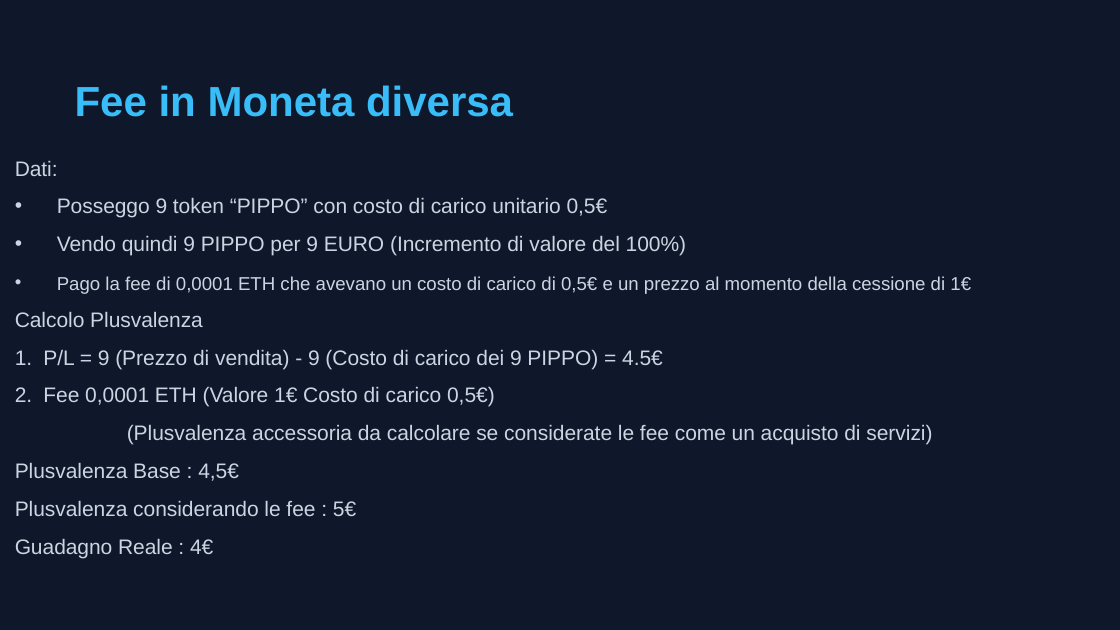
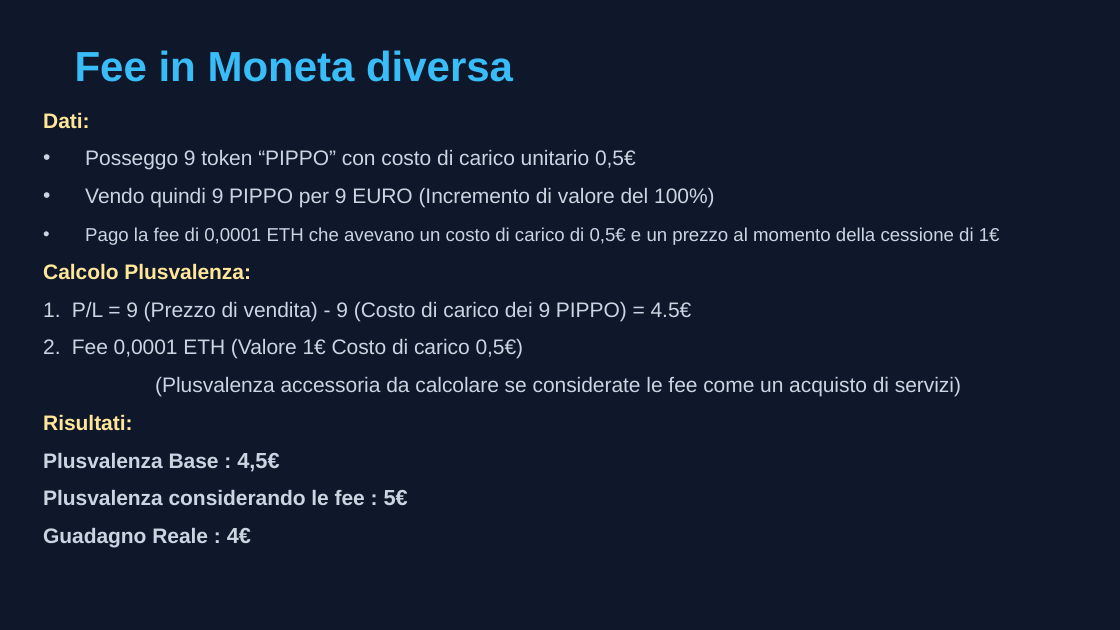
Before and after one commit to Lucapasselli/GiacenzeCrypto, a slide deck: slide 7 of Documentazione/Gestione delle fee.pptx. Drawn at 1120x630 pixels with LibreOffice and Linux fonts; fonts in the diff are those of the drawing. Boxes give left, top, right and bottom in pixels: in the first picture for what was removed or moved away, otherwise in the second. Text is boxed around its words. In the diff, an @@ line names an element or a change of style, - is before the commit and + after.

```diff
--- a/Documentazione/Gestione delle fee.pptx
+++ b/Documentazione/Gestione delle fee.pptx
@@ text "Fee in Moneta diversa": place and size @@
-text "Fee in Moneta diversa" at <box>75,85,513,117</box>
+text "Fee in Moneta diversa" at <box>75,50,513,82</box>
@@ text at <box>43,112,408,548</box>: text colour #CBD5E1 to #FFE699 in "Dati:"; bold on in "Dati:", "Plusvalenza Base : 4,5€", "Plusvalenza considerando le fee : 5€", "Guadagno Reale : 4€"; size 13.5 to 14 pt in "4,5€", "5€", "4€" @@
@@ text "Dati:": place and size @@
-text "Dati:" at <box>15,161,971,558</box>
+text "Dati:" at <box>43,112,1000,548</box>
@@ text at <box>43,263,251,280</box>: text changed; text colour #CBD5E1 to #FFE699; bold on @@
-Calcolo Plusvalenza
+Calcolo Plusvalenza:
@@ text at <box>43,414,132,431</box>: paragraph added @@
+Risultati:
```
Also in this commit, not shown: 7 other slides changed, 2 slides added, 1 other file.
